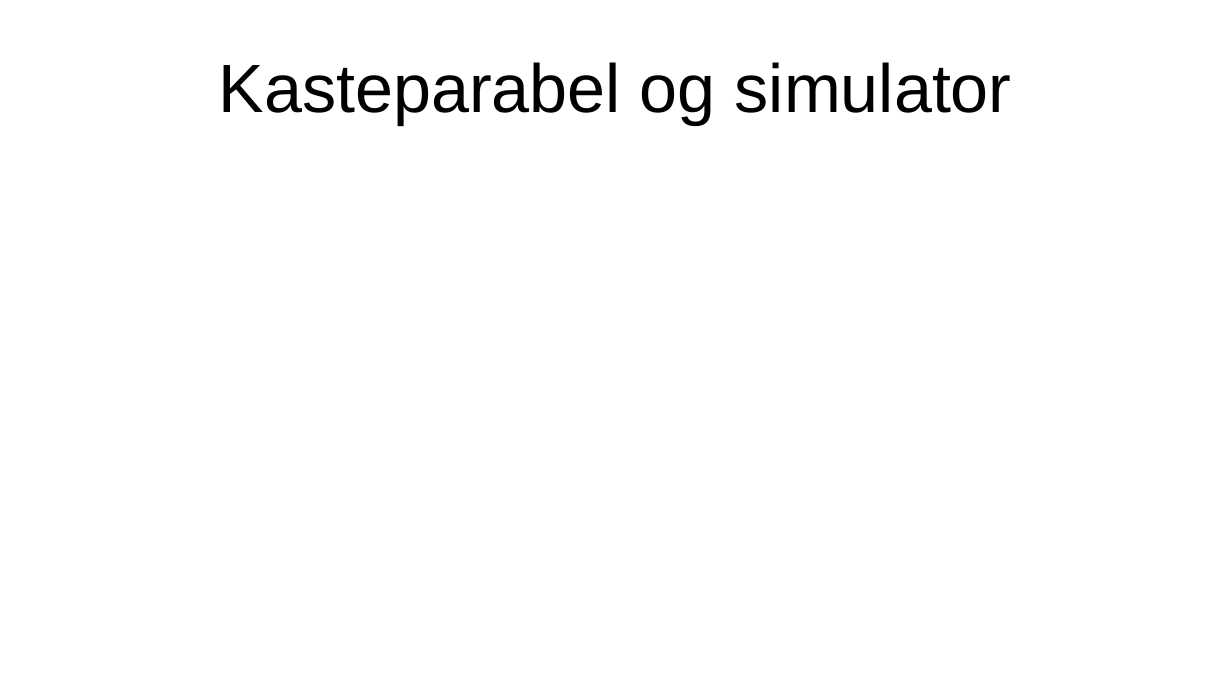
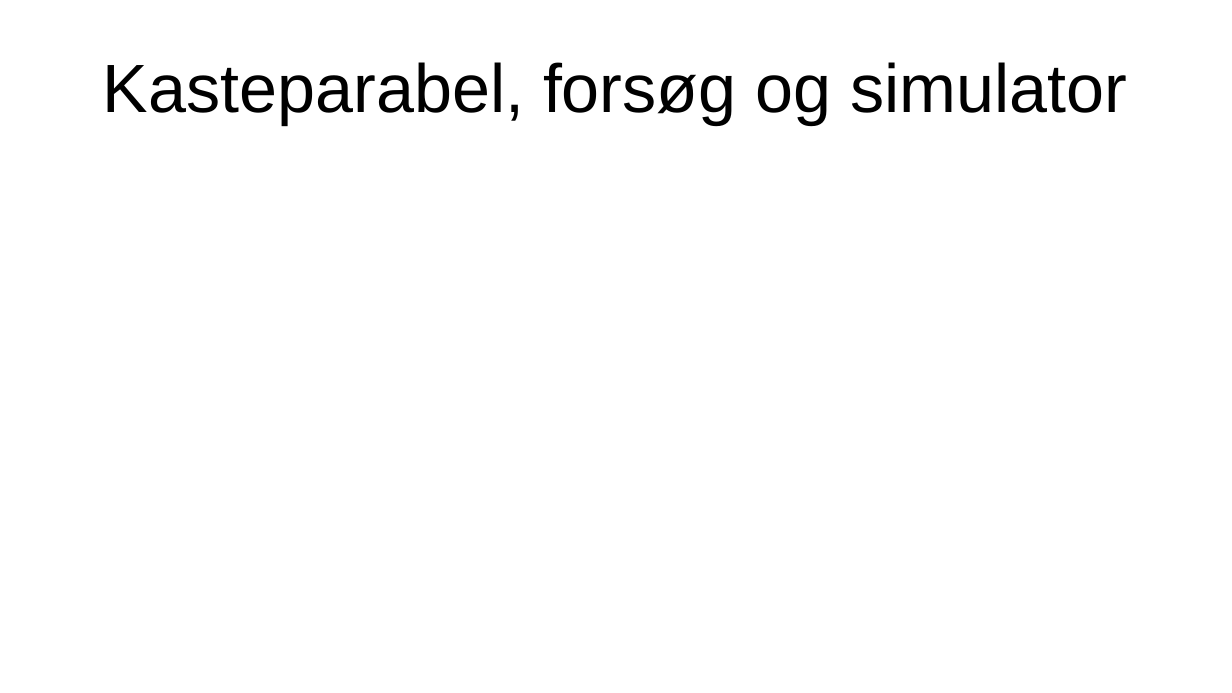
Before and after one commit to SimonFJ20/Noter, a slide deck: slide 1 of Fysik/Eksamen/projekt.odp. Drawn at 1232x693 pixels with LibreOffice and Linux fonts; fonts in the diff are those of the drawing. Boxes give left, top, right and bottom in pixels: in the first picture for what was removed or moved away, otherwise in the second. Text is boxed around its words. In the diff, an @@ line names an element or a change of style, - is before the commit and + after.

Commit message:
add more ryf

```diff
--- a/Fysik/Eksamen/projekt.odp
+++ b/Fysik/Eksamen/projekt.odp
@@ title at [103,62,1127,125]: text changed @@
-Kasteparabel og simulator
+Kasteparabel, forsøg og simulator
```
Also in this commit, not shown: 2 slides added, 1 slide removed.
